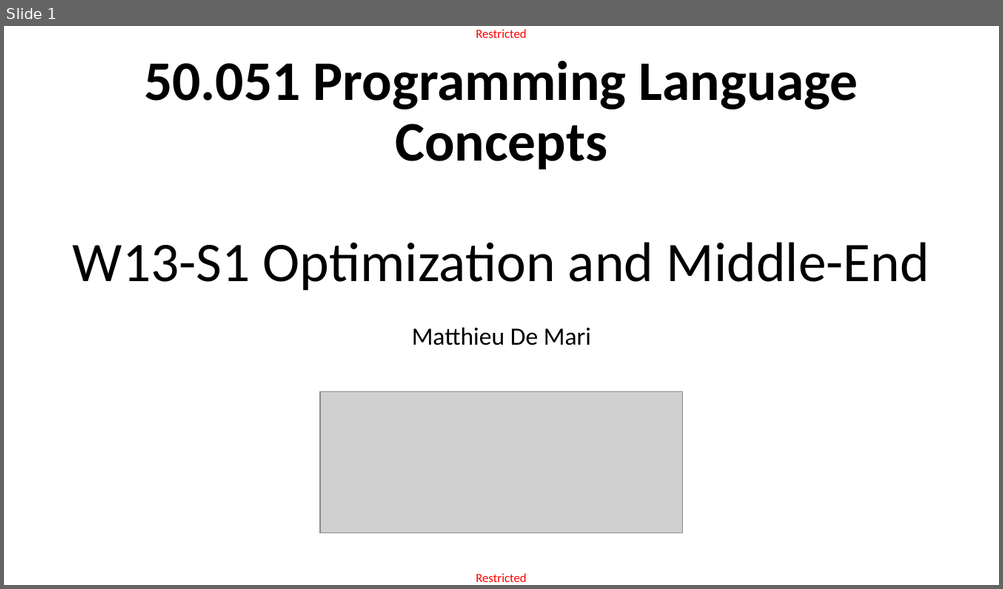
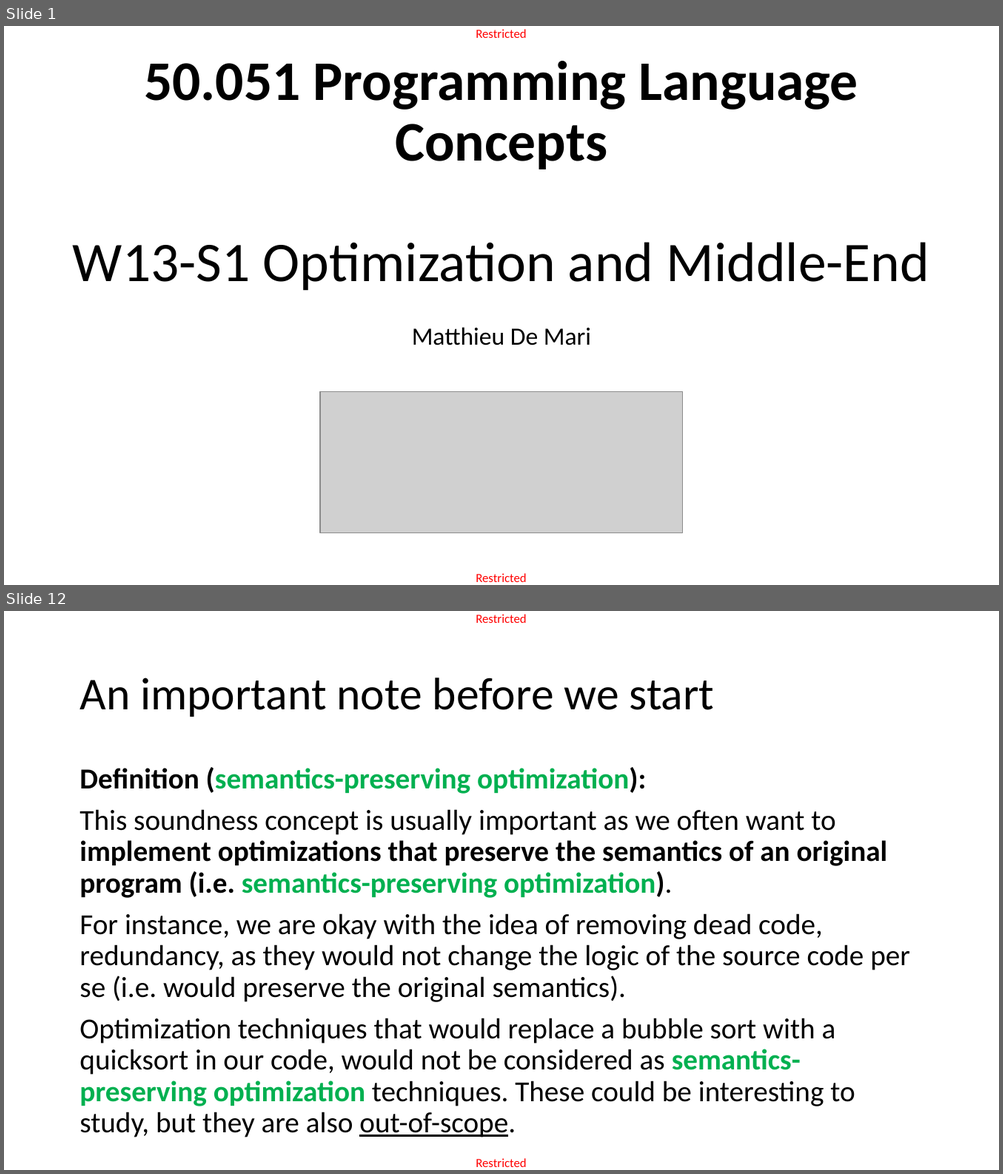
Before and after one commit to matthieudemari/SUTD_PLC_50_051, a slide deck: W13/W13S1/W13S1.pptx. Shown one above the other, each under a label of ours: slide 1 before the commit, slides 1 and 12 after it; the slides between them are not shown. The pictures are 1003x589 and 1003x1174 pixels, drawn with LibreOffice and Linux fonts; fonts in the diff are those of the drawing; grey boxes stand for pictures. Boxes give left, top, right and bottom in pixels: in the first picture for what was removed or moved away, otherwise in the second. Text is boxed around its words. In the diff, an @@ line names an element or a change of style, - is before the commit and + after.

```diff
--- a/W13/W13S1/W13S1.pptx
+++ b/W13/W13S1/W13S1.pptx
@@ slide 12 added at (x1=4, y1=611, x2=999, y2=1170), background #FFFFFF; not listed: 2 template elements that a slide beside it also shows @@
@@ title added at (x1=79, y1=678, x2=714, y2=717), 44 pt, text #000000 @@
+An important note before we start
@@ text added at (x1=79, y1=767, x2=910, y2=1138), 28 pt, text #000000 @@
+Definition (semantics-preserving optimization):
+This soundness concept is usually important as we often want to implement optimizations that preserve the semantics of an original program (i.e. semantics-preserving optimization).
+For instance, we are okay with the idea of removing dead code, redundancy, as they would not change the logic of the source code per se (i.e. would preserve the original semantics).
+Optimization techniques that would replace a bubble sort with a quicksort in our code, would not be considered as semantics-preserving optimization techniques. These could be interesting to study, but they are also out-of-scope.
```
Also in this commit, not shown: 85 other slides added, 6 other files.
